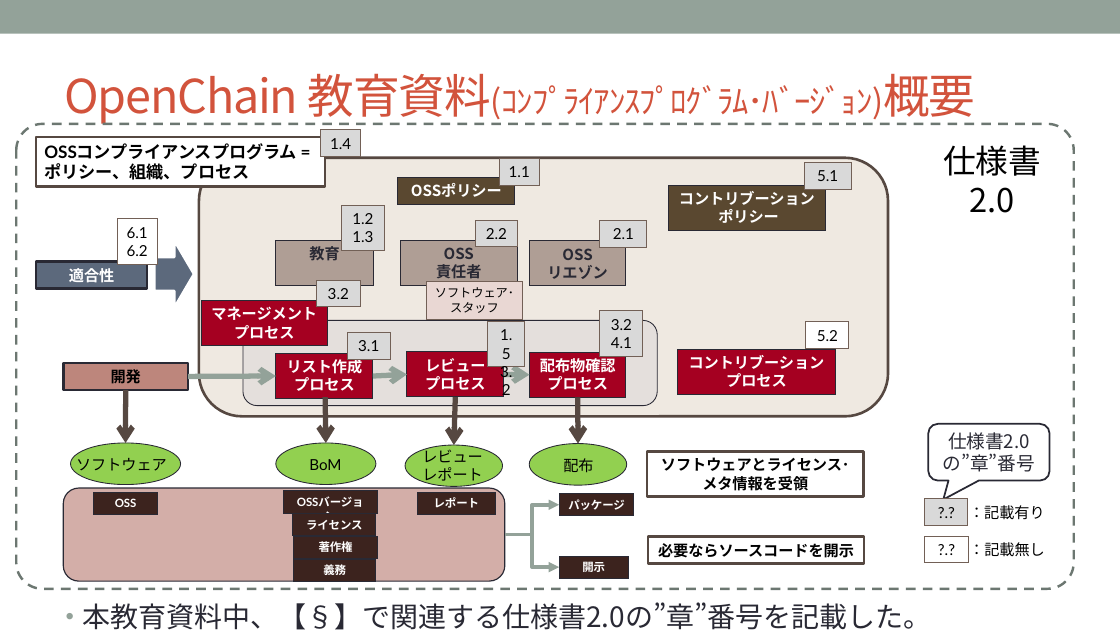
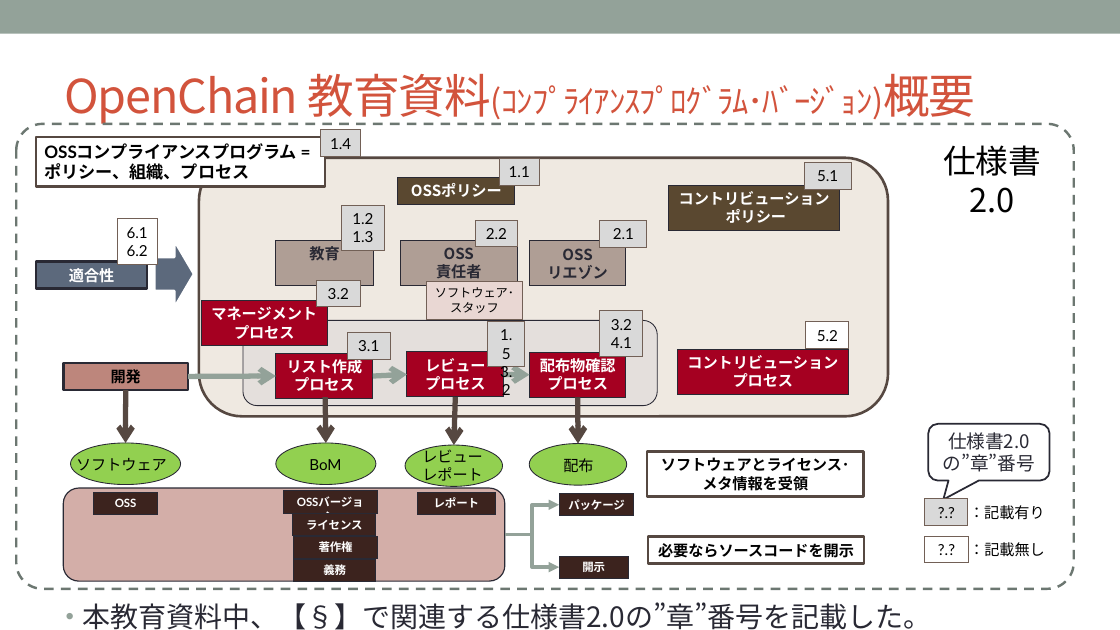
Before and after one commit to OpenChain-Project/OpenChain-JWG, a slide deck: slide 5 of Education_Material/Training/Training-OSS-compl-process-jp.pptx. Drawn at 1120x630 pixels with LibreOffice and Linux fonts; fonts in the diff are those of the drawing; background and template pictures are left out. Boxes give left, top, right and bottom in pixels: in the first picture for what was removed or moved away, otherwise in the second. Text is boxed around its words. In the diff, an @@ line names an element or a change of style, - is before the commit and + after.

```diff
--- a/Education_Material/Training/Training-OSS-compl-process-jp.pptx
+++ b/Education_Material/Training/Training-OSS-compl-process-jp.pptx
@@ rectangle "コントリビューション ポリシー": place and size @@
-rectangle "コントリビューション ポリシー" at <box>669,186,826,231</box>
+rectangle "コントリビューション ポリシー" at <box>669,186,840,231</box>
@@ text in rectangle at <box>679,191,830,223</box>: text changed @@
-コントリブーション
-ポリシー
+コントリビューション
+ポリシー
@@ rectangle "コントリビューション プロセス": place and size @@
-rectangle "コントリビューション プロセス" at <box>677,350,836,395</box>
+rectangle "コントリビューション プロセス" at <box>677,350,849,395</box>
@@ text in rectangle at <box>687,355,838,387</box>: text changed @@
-コントリブーション
-プロセス
+コントリビューション
+プロセス
```
Also in this commit, not shown: 1 other slide changed, 8 other files.
